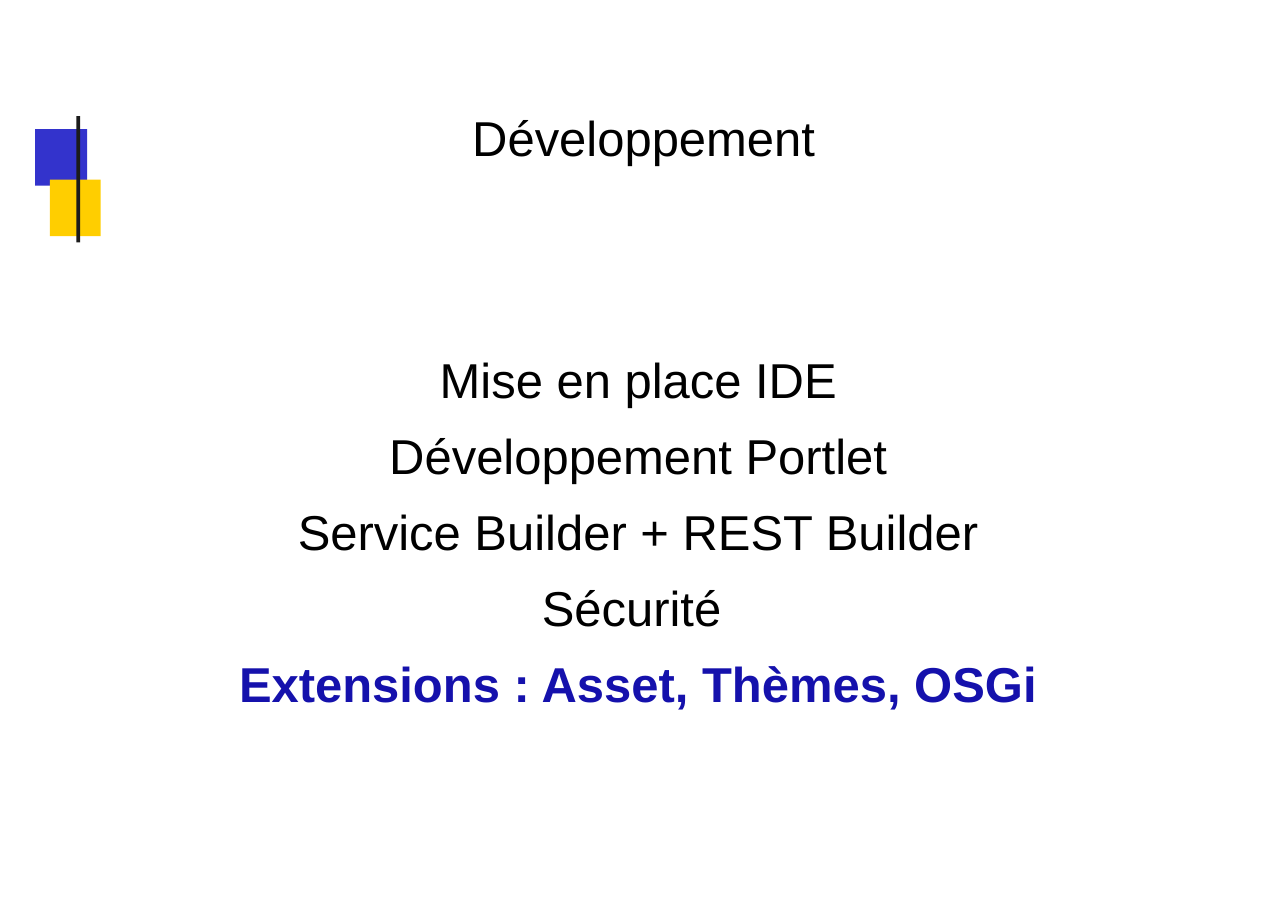
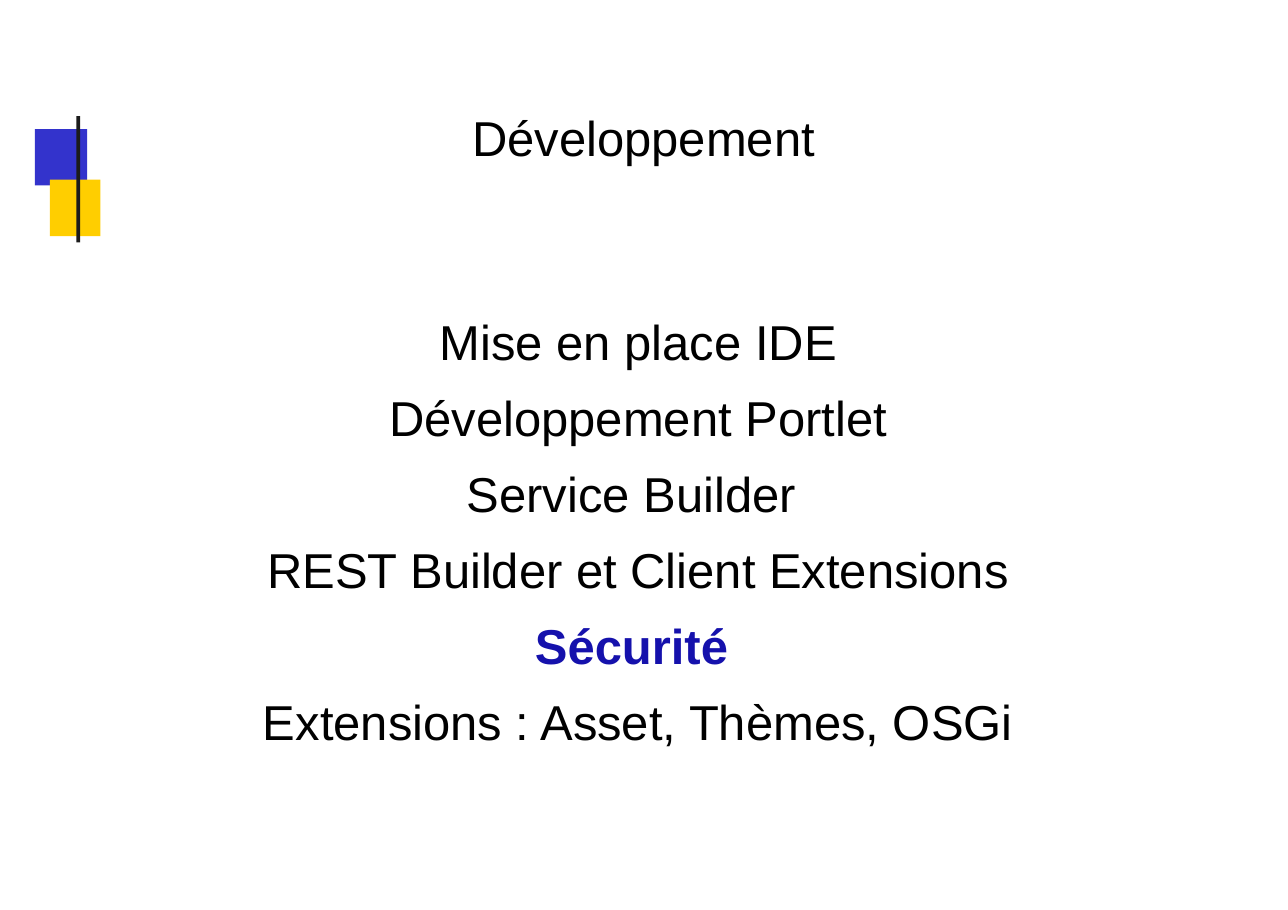
Before and after one commit to dthibau/liferay, a slide deck: slide 156 of Lrd7.pptx (slide 167 before the commit). Drawn at 1288x910 pixels with LibreOffice and Linux fonts; fonts in the diff are those of the drawing; background and template pictures are left out. Boxes give left, top, right and bottom in pixels: in the first picture for what was removed or moved away, otherwise in the second. Text is boxed around its words. In the diff, an @@ line names an element or a change of style, - is before the commit and + after.

```diff
--- a/Lrd7.pptx
+++ b/Lrd7.pptx
@@ subtitle at [267, 476, 1008, 589]: text changed @@
-Service Builder + REST Builder
+Service Builder
+REST Builder et Client Extensions
@@ subtitle at [263, 628, 1013, 747]: text colour #000000 to #1511AC, bold on in "Sécurité"; text colour #1511AC to #000000, bold off in "Extensions : Asset, Thèmes, OSGi" @@
```
Also in this commit, not shown: 41 other slides changed, 20 slides added, 6 slides removed, 6 other files.
